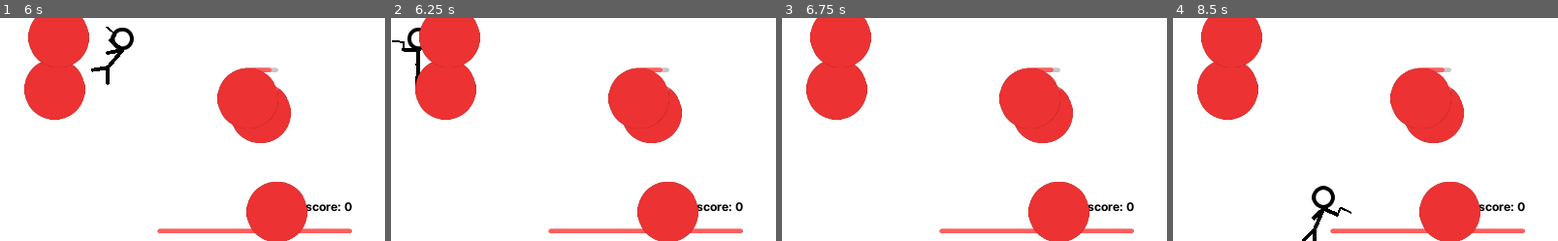
Above: before the commit, frames 1-4 (left to right).
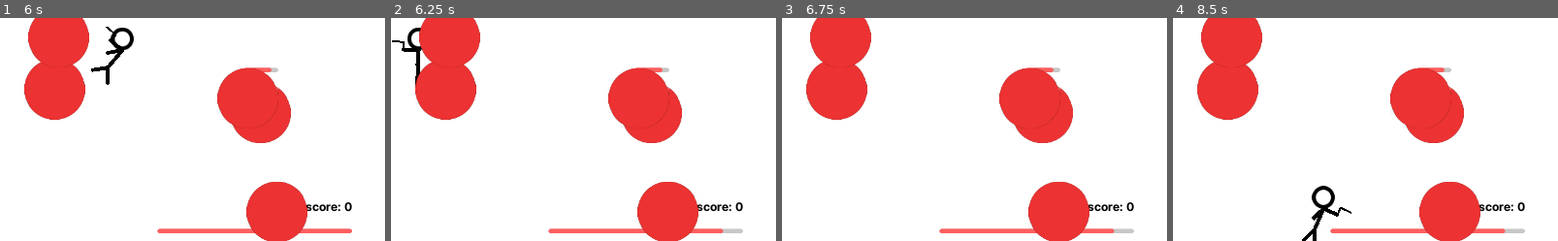
Above: after the commit, the same moments.

Repository: illogicalapple/stickmaniac
Game: Godot game, scene res://Root.tscn
Two runs of this game, one before a commit and one after it. Both use one fixed random seed, a clock stepped at 60 frames per second and the inputs below.
Inputs (mouse positions are % of the whole screen's width and height, from its top left):
- Up to frame 1 (6 s): click "spawn enemy (debug)" at 0.5 s; click (5, 7) at 1.25 s; tap Enter at 2, 5 s; move the mouse to (72, 44) at 2.02 s; hold Right (ui_right) 2.03-2.78 s; hold Space (pew_pew) 2.03-2.78 s; move the mouse to (30, 54) at 2.77 s; hold Down (ui_down) 2.78-3.53 s; tap Space (pew_pew) at 2.85, 4.35, 5.85 s; move the mouse to (60, 27) at 3.52 s; hold Right (ui_right) 3.53-4.28 s; hold Space (pew_pew) 3.53-4.28 s; move the mouse to (45, 69) at 4.27 s; hold Up (ui_up) 4.28-5.03 s; move the mouse to (80, 64) at 5.02 s; hold Space (pew_pew) 5.03-5.78 s; hold Left (ui_left) from 5.03 s (still down); move the mouse to (19, 34) at 5.77 s
- Up to frame 2 (6.25 s): keep holding Left (ui_left)
- Up to frame 3 (6.75 s): move the mouse to (55, 49) at 6.52 s; release Left (ui_left) at 6.53 s; hold Down (ui_down) from 6.53 s (still down); hold Space (pew_pew) from 6.53 s (still down)
- Up to frame 4 (8.5 s): move the mouse to (35, 24) at 7.27 s; release Down (ui_down) at 7.28 s; release Space (pew_pew) at 7.28 s; hold Right (ui_right) 7.28-8.03 s; tap Space (pew_pew) at 7.35, 8 s; move the mouse to (72, 44) at 8.02 s; hold Up (ui_up) from 8.03 s (still down); hold Space (pew_pew) from 8.03 s (still down)
The pictures show only the part of the screen within x 50-100%, y 44-94%; the shares and areas given below are measured in that part.

Frame 1 is identical in both runs. In frame 2, 0.1% of the frame differs, in the area x 85-92%, y 94-97%; in frame 3, 0.1%; in frame 4, 0.1%.

Commit message:
fix collisions
just had to add a little _process(_delta) to move the hurtbox to the head (simpel mistake)

Diff:
--- a/stickmin/Stickmin.gd
+++ b/stickmin/Stickmin.gd
@@ -9,10 +9,23 @@
 	#set_use_custom_integrator(true)
 	print("ready")
 
-func _on_Hurtbox_area_entered(_body):
+# func _on_Hurtbox_area_entered(_area):
+#	print("hurt")
+#	emit_signal("damage", 10) # change damage amount later
+
+# func _on_Hurtbox_mouse_entered():
+#	emit_signal("damage", 20) # testing
+#	print("mouse entered")
+
+
+func _on_Hurtbox_area_entered(_area):
 	print("hurt")
 	emit_signal("damage", 10) # change damage amount later
 
+
 func _on_Hurtbox_mouse_entered():
-	emit_signal("damage", 20) # testing
 	print("mouse entered")
+	emit_signal("damage", 20)
+
+func _process(_delta):
+	$Hurtbox.position = $Head.position
